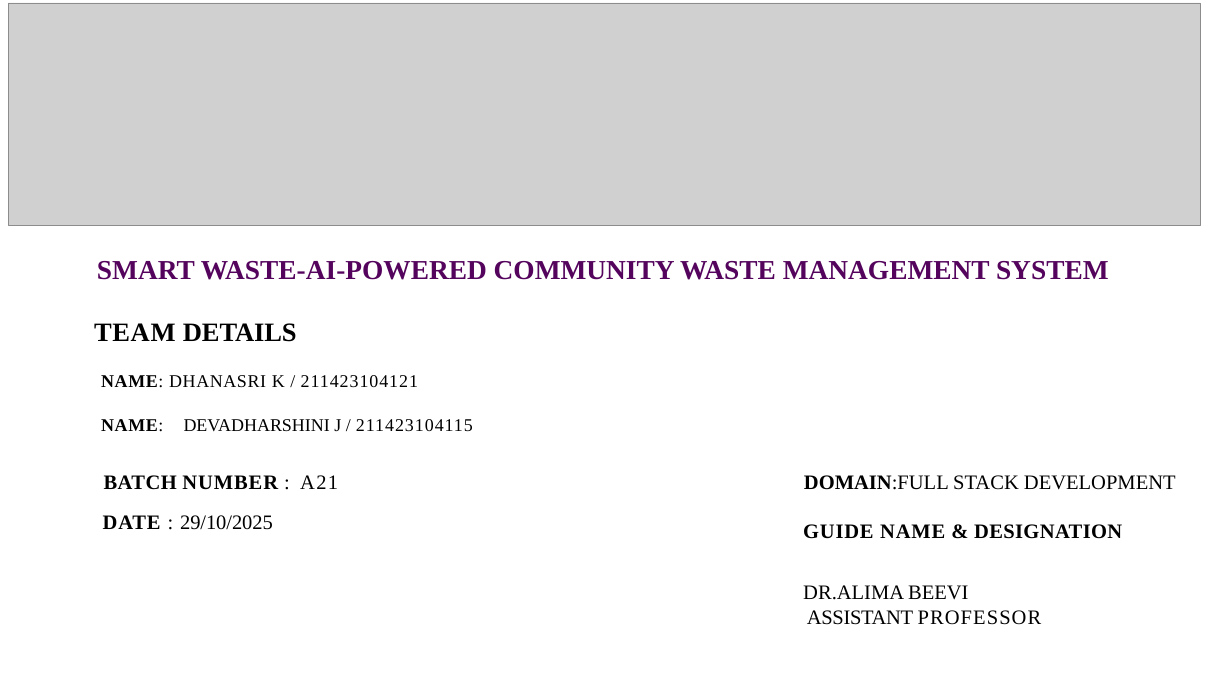
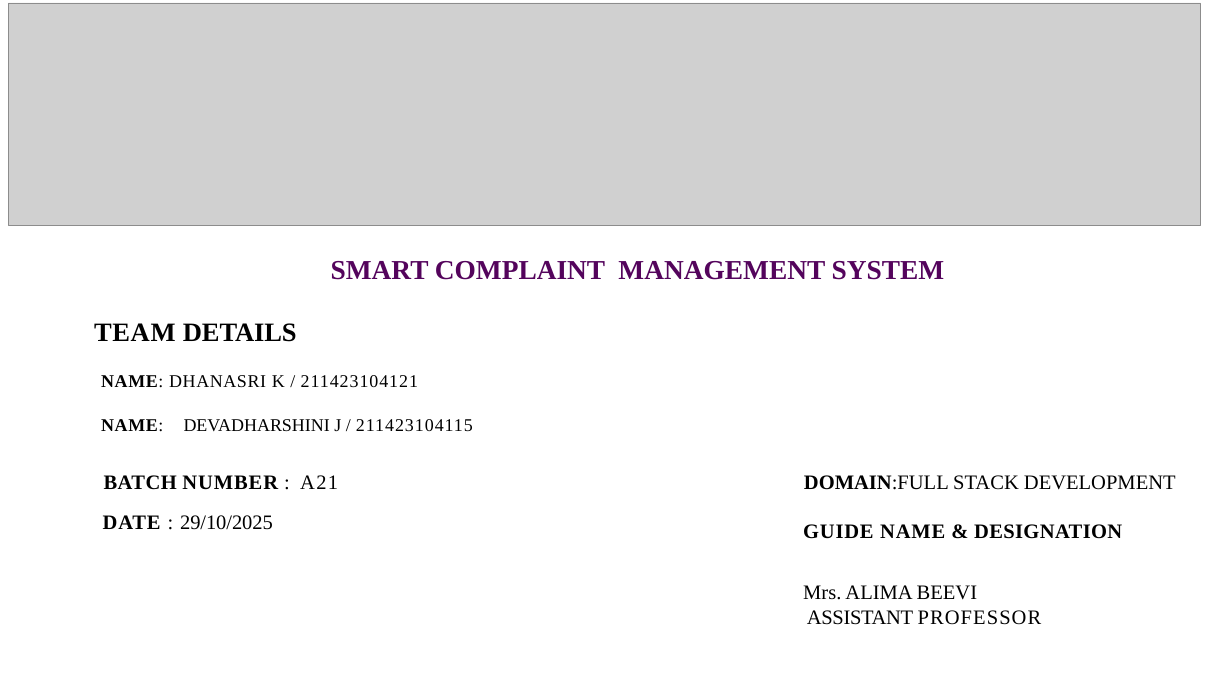
Before and after one commit to Devadharshini152/Smart-Complaint-Mangement-System, a slide deck: slide 1 of A21_ppt[1].pptx. Drawn at 1232x693 pixels with LibreOffice and Linux fonts; fonts in the diff are those of the drawing; grey boxes stand for pictures. Boxes give left, top, right and bottom in pixels: in the first picture for what was removed or moved away, otherwise in the second. Text is boxed around its words. In the diff, an @@ line names an element or a change of style, - is before the commit and + after.

```diff
--- a/A21_ppt[1].pptx
+++ b/A21_ppt[1].pptx
@@ title at (331,261,945,280): text changed @@
-SMART WASTE-AI-POWERED COMMUNITY WASTE MANAGEMENT SYSTEM
+SMART COMPLAINT MANAGEMENT SYSTEM
@@ text at (803,585,977,600): text changed @@
-DR.ALIMA BEEVI
+Mrs. ALIMA BEEVI
```
